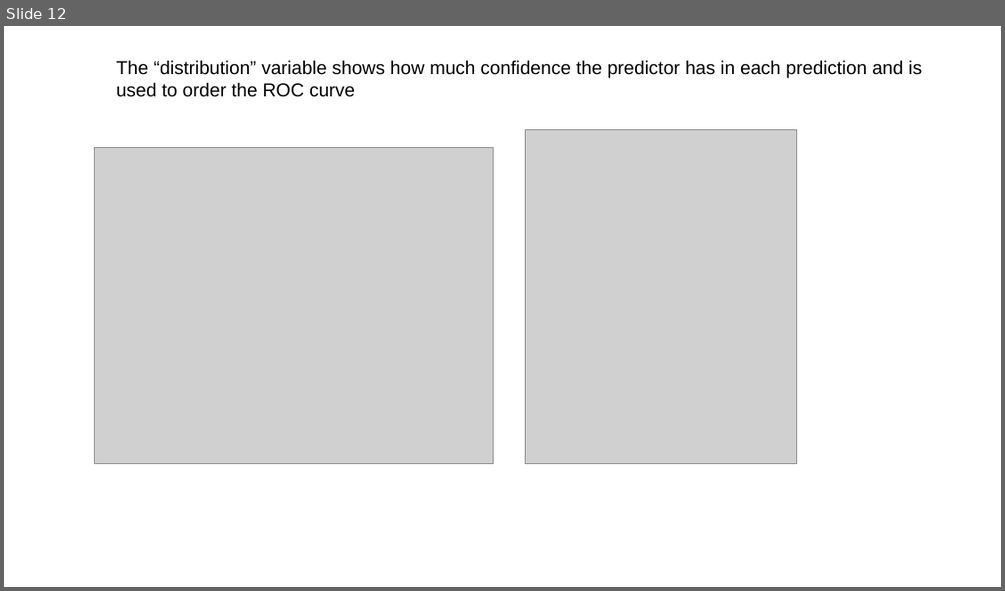
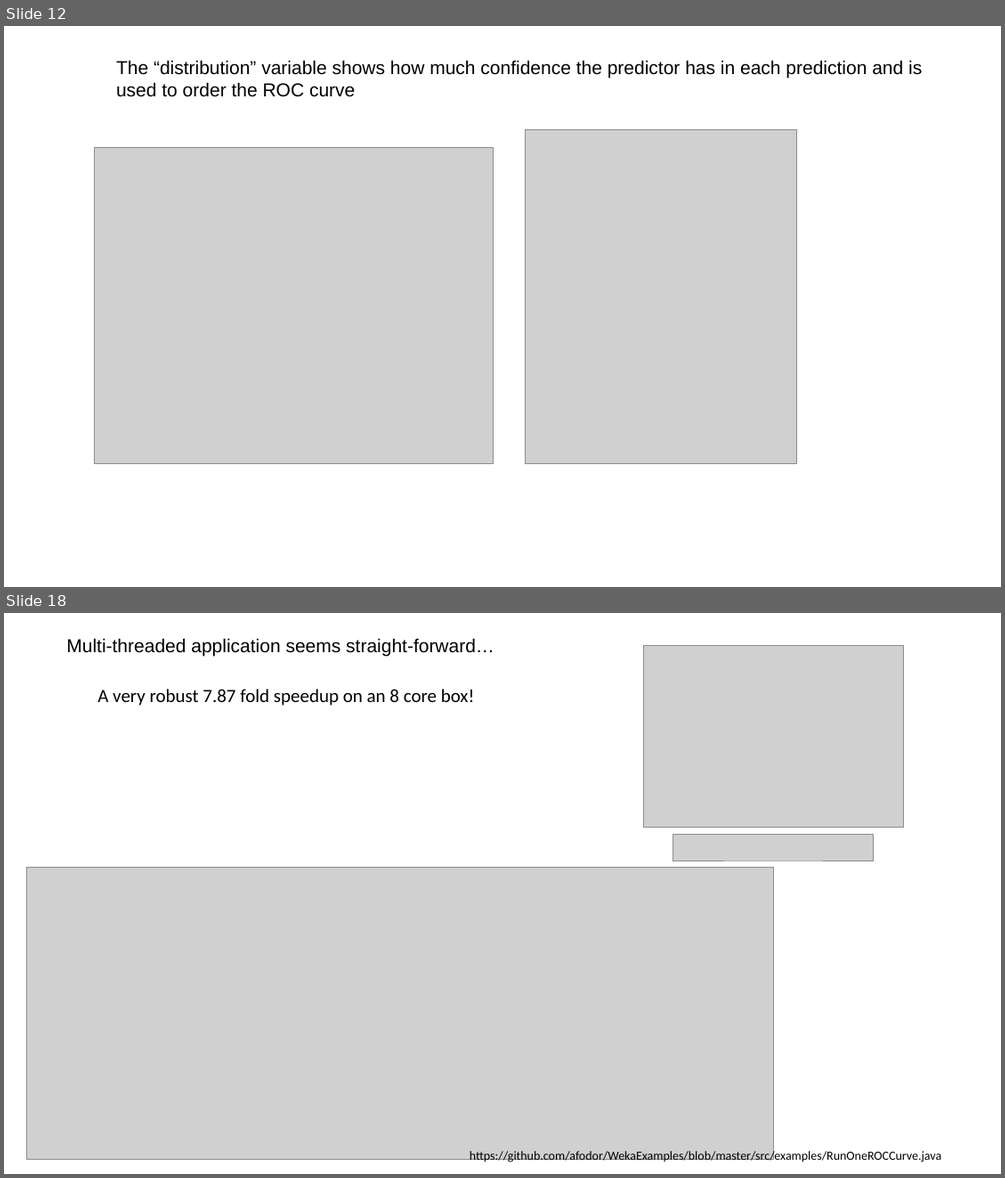
Before and after one commit to afodor/afodor.github.io, a slide deck: classes/prog2016/Prog3-Lecture22.pptx. Shown one above the other, each under a label of ours: slide 12 before the commit, slides 12 and 18 after it; the slides between them are not shown. The pictures are 1005x591 and 1005x1178 pixels, drawn with LibreOffice and Linux fonts; fonts in the diff are those of the drawing; grey boxes stand for pictures. Boxes give left, top, right and bottom in pixels: in the first picture for what was removed or moved away, otherwise in the second. Text is boxed around its words. In the diff, an @@ line names an element or a change of style, - is before the commit and + after.

```diff
--- a/classes/prog2016/Prog3-Lecture22.pptx
+++ b/classes/prog2016/Prog3-Lecture22.pptx
@@ slide 18 added at (4,613,1001,1174), background #FFFFFF @@
@@ text added at (66,638,494,657), 18 pt, text #000000 @@
+Multi-threaded application seems straight-forward…
@@ picture added at (643,646,904,827) @@
@@ text added at (97,689,475,706), 18 pt, text #000000 @@
+A very robust 7.87 fold speedup on an 8 core box!
@@ picture added at (673,835,874,860) @@
@@ picture added at (26,868,774,1159) @@
@@ text added at (469,1149,941,1163), 12 pt, text #000000 @@
+https://github.com/afodor/WekaExamples/blob/master/src/examples/RunOneROCCurve.java
```
Also in this commit, not shown: 5 slides changed, 4 other slides added, 1 slide removed.
